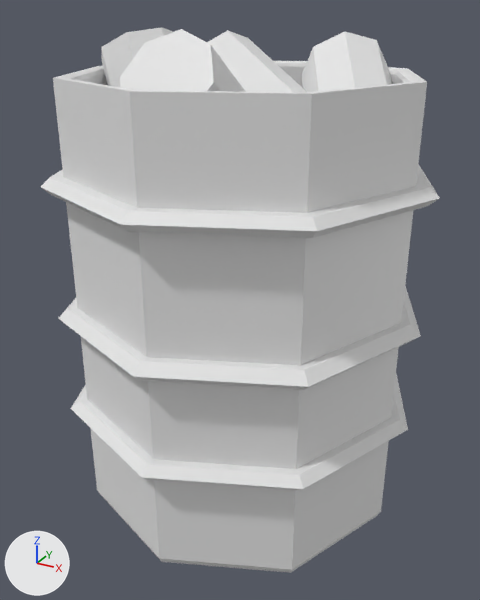
A saved change to the Blender file 3D/barrel.blend.
Before and after are seen from a 50 mm camera at (1.82, -3.34, 1.65) aimed at (0.01, -0.05, 0.0). Lighting does not change. The marker at lower left points along +X, +Y and +Z. The picture after the commit comes second.
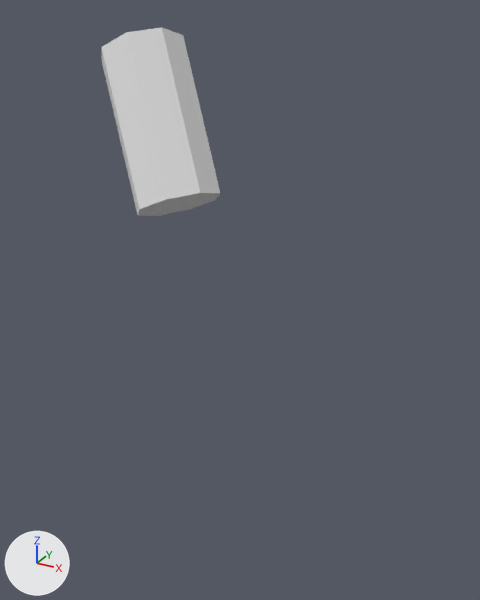
Commit message: barrel fix

Where the newer file only moved an object's origin or applied its transform, the numbers keep the older frame.

Patch to the scene script:
```diff
--- a/3D/barrel.blend.py
+++ b/3D/barrel.blend.py
@@ me_cylinder_002 @@
 # used by ob_cylinder_001; location = (0.0, -0.354, 1.081); rotation_euler = (-2.188, 0.0, 0.0), in degrees (-125, 0, 0); scale = (0.256, 0.256, 0.469)
-me_cylinder_002.from_pydata(...)  # 144 vertices, 90 faces; spans x -3.52..3.83, y -3.47..4.68, z -1.0..3.02
+me_cylinder_002.from_pydata(...)  # 16 vertices, 10 faces; spans x -3.52..-0.32, y -2.43..1.69, z -0.31..1.34
+# me_cylinder_002 part 1: 8 loose pieces with 128 vertices, spanning x -3.39..3.83, y -3.47..4.68, z -1.0..3.02, are deleted
 me_cylinder_002.materials.append(mat_material)
@@ ob_cylinder @@
 ob_cylinder.location = (0.0, 0.0, 0.0)
+ob_cylinder.hide_set(True)
```

Where the change shows, as pixel boxes [x1, y1, x2, y2] in the pictures (480 x 600 px):
'Cylinder', hidden: before [41, 61, 440, 573]
'Cylinder.001', reshaped: before [102, 27, 392, 92]; after [102, 27, 220, 216]
part 1 of me_cylinder_002, deleted: before [120, 29, 392, 92]
